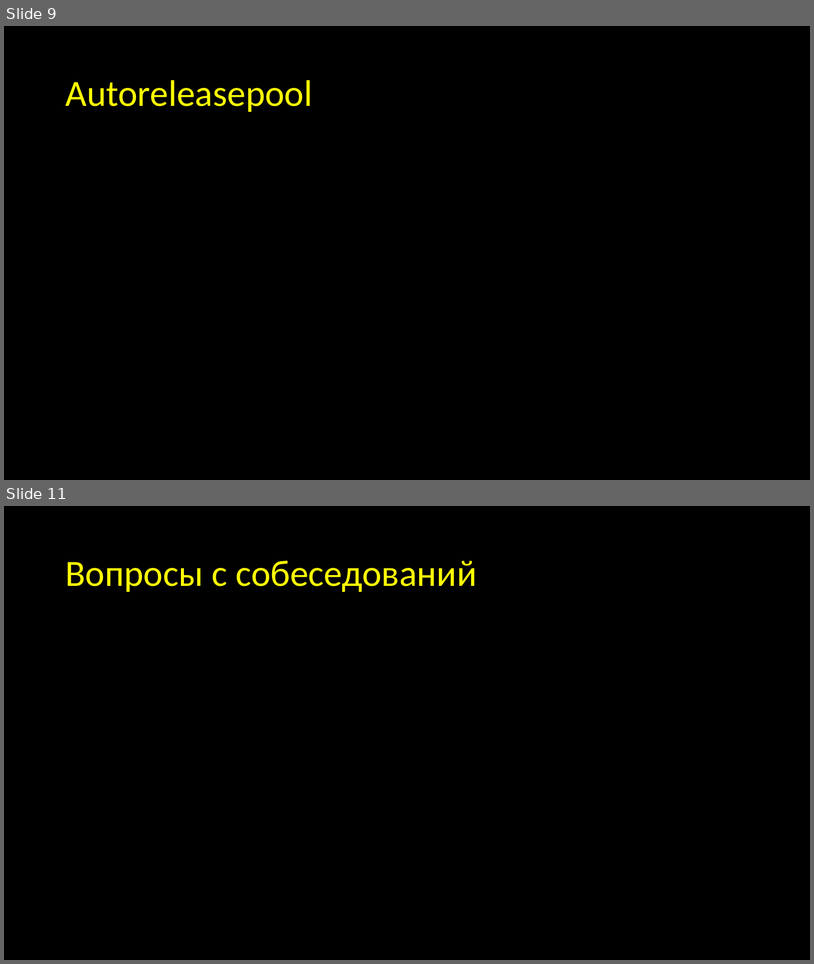
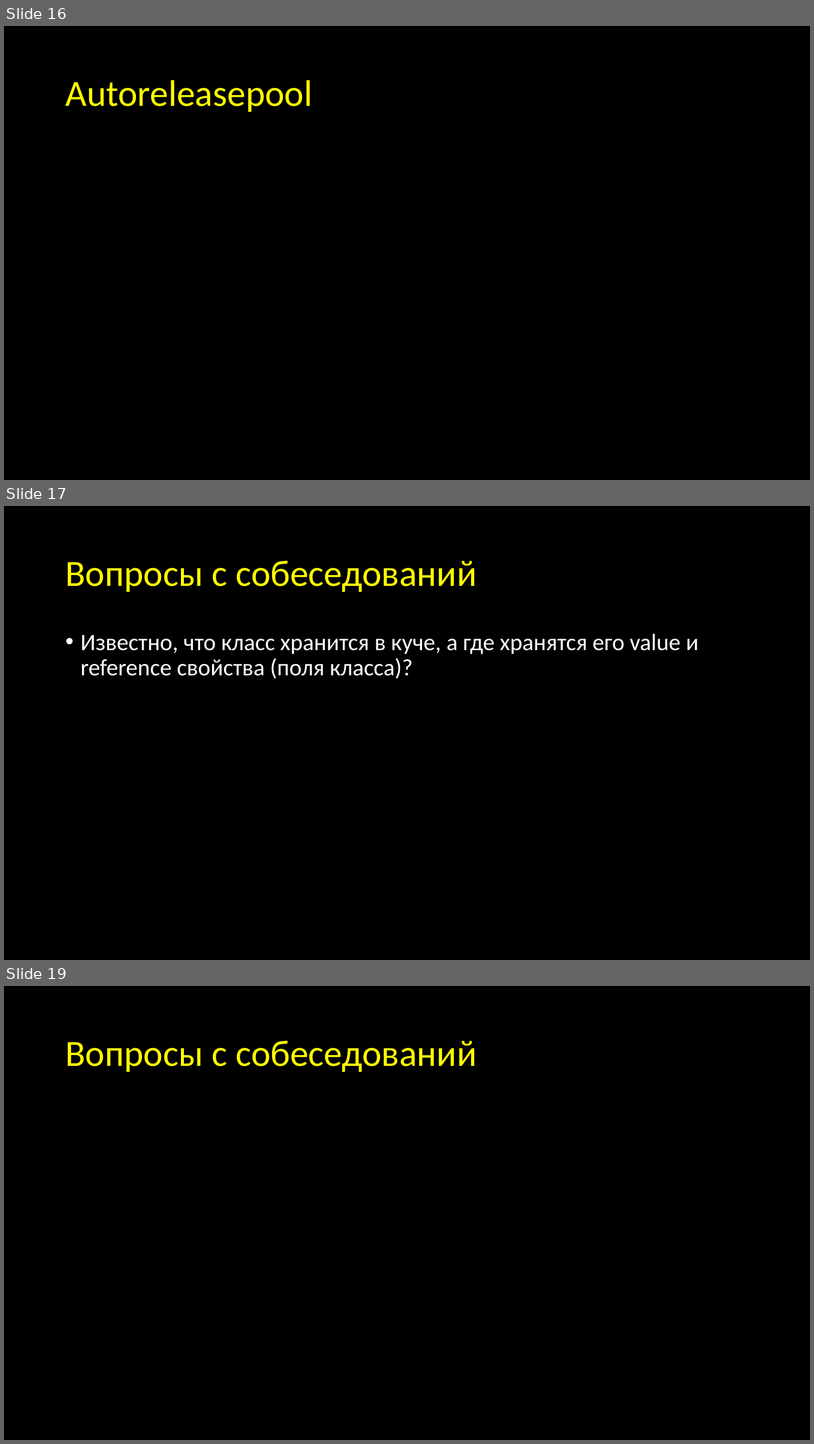
Before and after one commit to abrosov-sergey/HSE-iOS-KpV-2nd, a slide deck: 1st-presentation/Abrosov-1st-presentation.pptx. Shown one above the other, each under a label of ours: slides 9 and 11 before the commit, slides 16, 17 and 19 after it; the slides between them are not shown. The pictures are 814x964 and 814x1444 pixels, drawn with LibreOffice and Linux fonts; fonts in the diff are those of the drawing. Boxes give left, top, right and bottom in pixels: in the first picture for what was removed or moved away, otherwise in the second. Text is boxed around its words. In the diff, an @@ line names an element or a change of style, - is before the commit and + after.

```diff
--- a/1st-presentation/Abrosov-1st-presentation.pptx
+++ b/1st-presentation/Abrosov-1st-presentation.pptx
@@ slide 17 added at bbox=[4, 506, 810, 960], background #000000 @@
@@ title added at bbox=[65, 561, 477, 592], 44 pt, text #FFFF00 @@
+Вопросы с собеседований
@@ text added at bbox=[81, 633, 699, 679], 28 pt, text #FFFFFF @@
+• Известно, что класс хранится в куче, а где хранятся его value и reference свойства (поля класса)?
@@ what was slide 9 is now slide 16 @@
@@ what was slide 11 is now slide 19 @@
```
Also in this commit, not shown: 2 slides changed, 7 other slides added.
